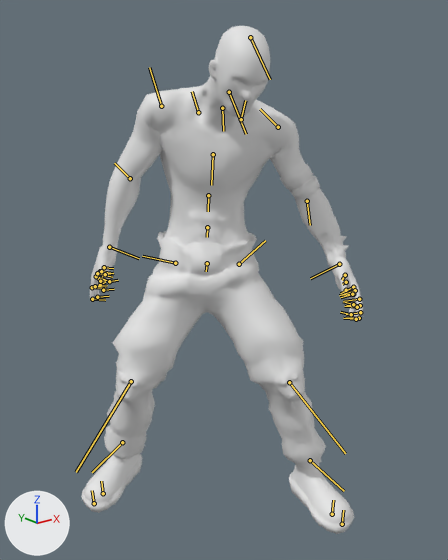
Renders of the FBX model Assets/Animation/Enemy/TypeA_Hit.fbx from each side of a commit.
Both versions are drawn from a 50 mm camera at (-1.285, -1.702, 1.52) aimed at (-0.036, -0.14, 0.896). Arrows for +X, +Y and +Z are at lower left; the lights stay in place. Both versions are drawn at frame 51 of the action 'Take 001'; the numbers are the values there. The bones that bend it are drawn over the model as lines.
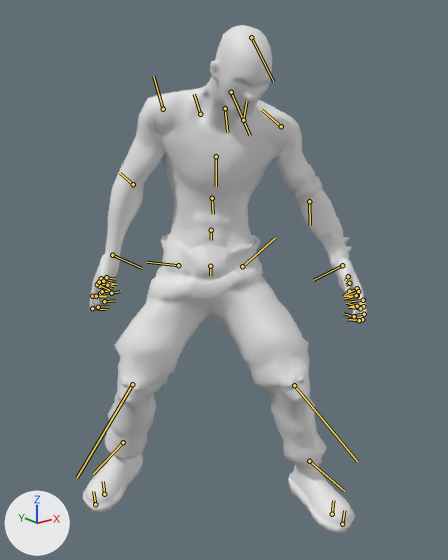
Pixel boxes [x1, y1, x2, y2] of what changed, in the pictures (448 x 560 px):
'Object001', posed
    before: [81, 26, 363, 534]
    after: [83, 25, 367, 534]
bone 'Bip001 Spine1', root to tip
    before: (208, 195) to (208, 211)
    after: (212, 198) to (213, 214)
bone 'Bip001 Spine2', root to tip
    before: (213, 154) to (211, 185)
    after: (216, 156) to (216, 186)
bone 'Bip001 Neck', root to tip
    before: (222, 108) to (223, 131)
    after: (225, 108) to (227, 132)
bone 'Bip001 Head', root to tip
    before: (229, 92) to (246, 134)
    after: (231, 92) to (250, 135)
bone 'Bip001 L Clavicle', root to tip
    before: (241, 119) to (245, 100)
    after: (243, 120) to (246, 101)
bone 'Bip001 L UpperArm', root to tip
    before: (278, 127) to (260, 109)
    after: (281, 126) to (261, 109)
bone 'Bip001 L Forearm', root to tip
    before: (307, 201) to (310, 225)
    after: (309, 201) to (310, 225)
bone 'Bip001 R Clavicle', root to tip
    before: (198, 112) to (192, 91)
    after: (200, 114) to (194, 94)
bone 'Bip001 R UpperArm', root to tip
    before: (161, 106) to (149, 67)
    after: (163, 109) to (153, 76)
bone 'Bip001 R Hand', root to tip
    before: (109, 247) to (139, 258)
    after: (112, 255) to (141, 268)
bone 'Bip001 L Thigh', root to tip
    before: (239, 264) to (265, 240)
    after: (242, 266) to (275, 238)
bone 'Bip001 L Calf', root to tip
    before: (289, 382) to (345, 453)
    after: (294, 385) to (357, 461)
bone 'Bip001 L Foot', root to tip
    before: (310, 460) to (344, 491)
    after: (309, 461) to (344, 491)
bone 'Bip001 R Thigh', root to tip
    before: (175, 263) to (142, 256)
    after: (178, 265) to (147, 262)
bone 'Bip001 R Foot', root to tip
    before: (122, 442) to (92, 472)
    after: (123, 442) to (93, 474)

The change in detail:
Object 'Bip001' (bone_rig_object) moves from (-0.009, -0.014, 0.92) to (-0.011, -0.035, 0.915).
Object 'Bip001' (bone_rig_object) turns from (-1, -2, -129) to (-1, -1, -127) degrees about its own x, y and z.
Bone 'Bip001 Spine1' (bone_bip001_spine1) turns from (1, -4, 15) to (1, -3, 14) degrees about its own x, y and z.
Bone 'Bip001 Spine2' (bone_bip001_spine2) turns from (0, -4, 15) to (0, -3, 14) degrees about its own x, y and z.
Bone 'Bip001 Neck' (bone_bip001_neck) turns from (8, -5, 10) to (8, -3, 10) degrees about its own x, y and z.
Bone 'Bip001 Head' (bone_bip001_head) turns from (8, -6, -15) to (9, -7, -12) degrees about its own x, y and z.
Bone 'Bip001 L Clavicle' (bone_bip001_l_clavicle) turns from (0, -2, -8) to (0, -2, -7) degrees about its own x, y and z.
Bone 'Bip001 L UpperArm' (bone_bip001_l_upperarm) turns from (-3, 20, -13) to (-1, 22, -14) degrees about its own x, y and z.
Bone 'Bip001 L Forearm' (bone_bip001_l_forearm) turns from (0, 0, -12) to (0, 0, -11) degrees about its own x, y and z.
Bone 'Bip001 R Clavicle' (bone_bip001_r_clavicle) turns from (0, 8, -13) to (0, 7, -11) degrees about its own x, y and z.
Bone 'Bip001 R UpperArm' (bone_bip001_r_upperarm) turns from (-24, -41, 2) to (-19, -41, -1) degrees about its own x, y and z.
Bone 'Bip001 R Hand' (bone_bip001_r_hand) turns from (42, 16, -21) to (42, 16, -24) degrees about its own x, y and z.
Bone 'Bip001 L Thigh' (bone_bip001_l_thigh) turns from (-11, 18, 19) to (-12, 18, 22) degrees about its own x, y and z.
Bone 'Bip001 L Calf' (bone_bip001_l_calf) turns from (0, 0, -21) to (0, 0, -26) degrees about its own x, y and z.
Bone 'Bip001 L Foot' (bone_bip001_l_foot) turns from (-1, -12, -4) to (0, -11, -2) degrees about its own x, y and z.
Bone 'Bip001 R Thigh' (bone_bip001_r_thigh) turns from (9, -13, 14) to (11, -14, 14) degrees about its own x, y and z.
Bone 'Bip001 R Foot' (bone_bip001_r_foot) turns from (0, 12, 6) to (-1, 13, 7) degrees about its own x, y and z.
